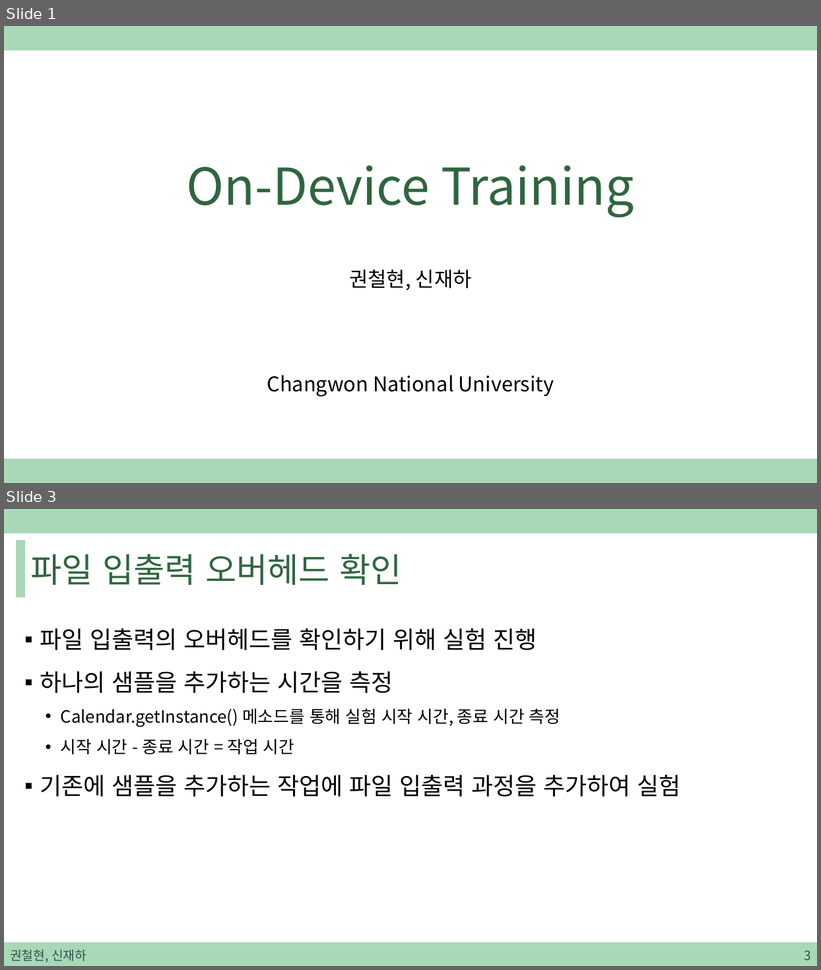
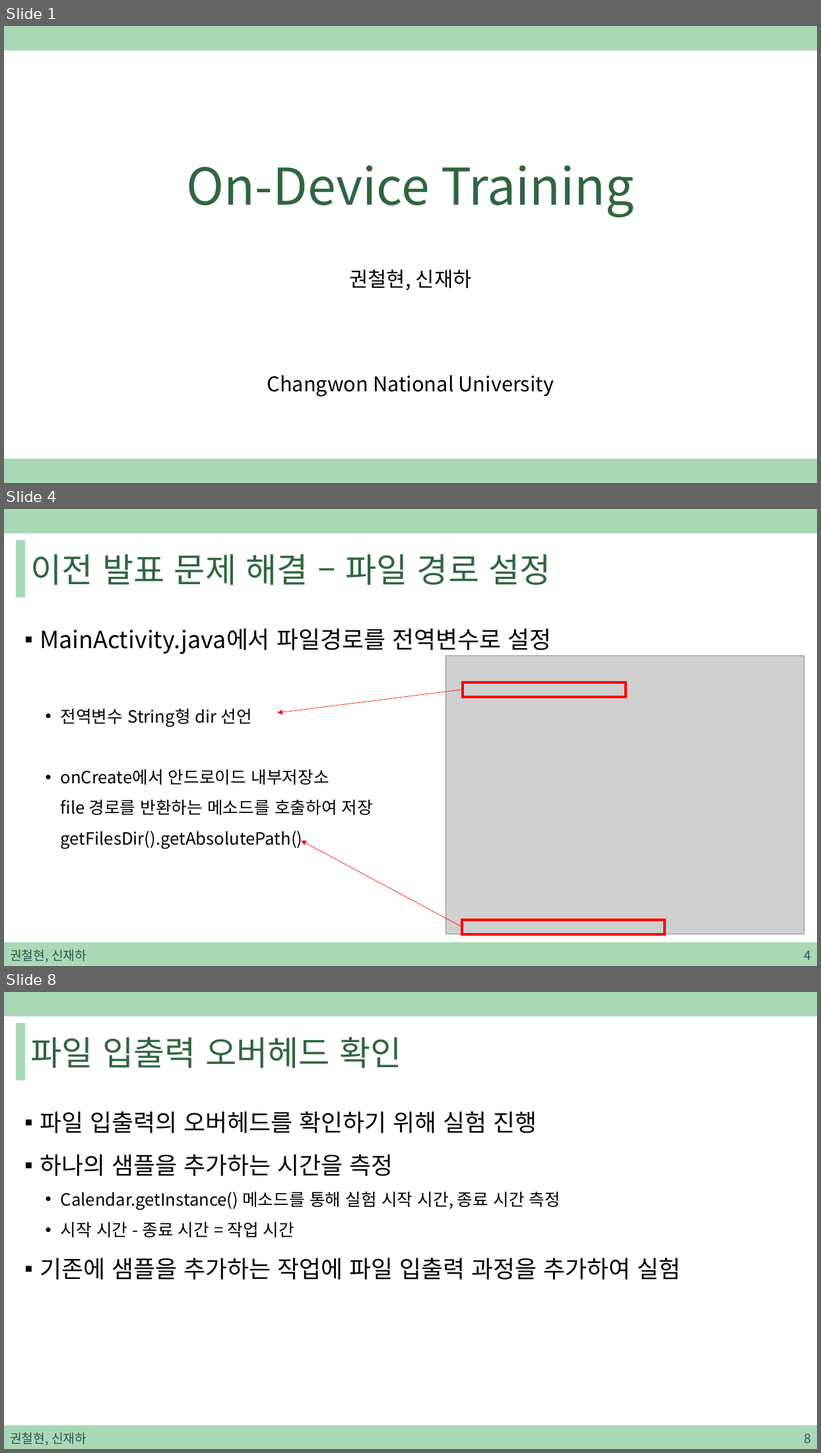
Before and after one commit to sjh4287/capston, a slide deck: 2022.02.11/권철현,신재하.pptx. Shown one above the other, each under a label of ours: slides 1 and 3 before the commit, slides 1, 4 and 8 after it; the slides between them are not shown. The pictures are 821x970 and 821x1453 pixels, drawn with LibreOffice and Linux fonts; fonts in the diff are those of the drawing; grey boxes stand for pictures. Boxes give left, top, right and bottom in pixels: in the first picture for what was removed or moved away, otherwise in the second. Text is boxed around its words. In the diff, an @@ line names an element or a change of style, - is before the commit and + after.

```diff
--- a/2022.02.11/권철현,신재하.pptx
+++ b/2022.02.11/권철현,신재하.pptx
@@ slide 4 added at [4, 509, 817, 966], background #FFFFFF; not listed: 3 template elements that a slide beside it also shows @@
@@ title added at [31, 554, 551, 585], 40 pt, text #2F663E @@
+이전 발표 문제 해결 – 파일 경로 설정
@@ text added at [40, 628, 551, 849], 20 pt, text #000000 @@
+▪ MainActivity.java에서 파일경로를 전역변수로 설정
+  • 전역변수 String형 dir 선언
+  • onCreate에서 안드로이드 내부저장소
+    file 경로를 반환하는 메소드를 호출하여 저장
+    getFilesDir().getAbsolutePath()
@@ picture added at [446, 656, 805, 935] @@
@@ rectangle added at [463, 682, 626, 697], outline #FF0000 3 pt @@
@@ arrow added from (463, 690) to (277, 713), #FF0000 0.5 pt @@
@@ arrow added from (462, 927) to (301, 841), #FF0000 0.5 pt @@
@@ rectangle added at [462, 920, 665, 935], outline #FF0000 3 pt @@
@@ text added at [10, 950, 86, 963], 15 pt, text #305250 @@
+권철현, 신재하
@@ page number added at [804, 951, 811, 960], 15 pt, text #305250 @@
+4
@@ what was slide 3 is now slide 8 @@
@@ page number at [804, 1434, 811, 1443]: text changed @@
-3
+8
```
Also in this commit, not shown: 3 slides changed, 4 other slides added.
